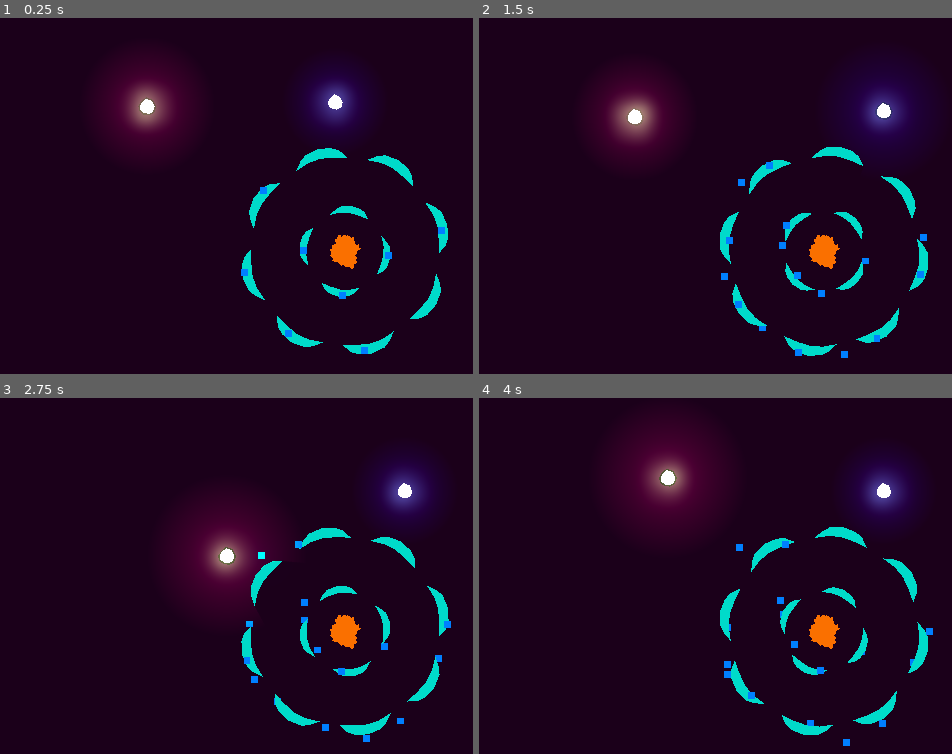
Above: before the commit, frames 1-4 (two rows, left to right).
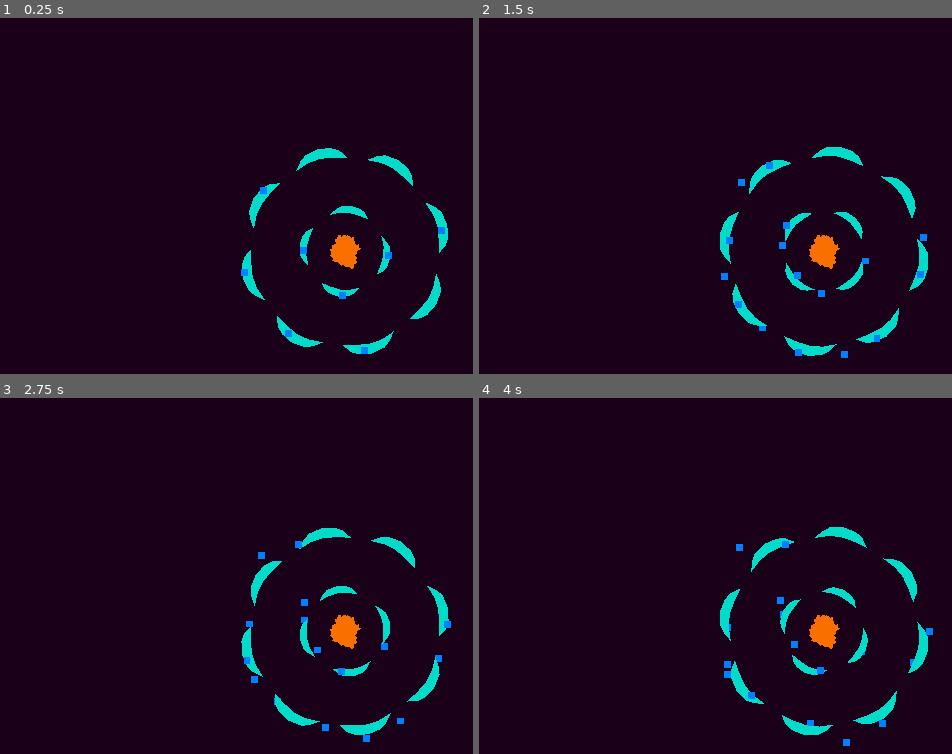
Above: after the commit, the same moments.

Repository: CatsAreCuteAndFast/Tower-Defense-Skilled
Game: Godot game, scene res://scenes/levels/main.tscn
Two runs of this game, one before a commit and one after it. Both use one fixed random seed, a clock stepped at 60 frames per second and the inputs below.
Inputs (mouse positions are in pixels of both pictures, inside the frame that each line leads up to):
- Up to frame 1 (0.25 s): no input
- Up to frame 2 (1.5 s): move the mouse to (814, 103) at 0.52 s; hold D (right) 0.53-1.28 s; click (814, 103) at 0.6 s; move the mouse to (635, 107) at 1.27 s; hold S (down) from 1.28 s (still down); click (635, 107) at 1.35 s
- Up to frame 3 (2.75 s): move the mouse to (425, 451) at 2.02 s; release S (down) at 2.03 s; hold D (right) from 2.03 s (still down); click (425, 451) at 2.1 s
- Up to frame 4 (4 s): move the mouse to (781, 640) at 2.77 s; release D (right) at 2.78 s; hold W (up) 2.78-3.53 s; click (781, 640) at 2.85 s; move the mouse to (outside the picture) at 3.52 s; hold A (left) from 3.53 s (still down); click (outside the picture) at 3.6 s

The runs differ from the first frame. In frame 1, 5.6% of the frame differs, in the area x 21-78%, y 12-38%; in frame 2, 6.2%; in frame 3, 6.6%; in frame 4, 6.8%, in the area x 29-93%, y 7-37%.

Commit message:
Added player spawner

Diff:
--- a/scenes/levels/main.tscn
+++ b/scenes/levels/main.tscn
@@ -1,7 +1,6 @@
-[gd_scene load_steps=6 format=3 uid="uid://dh7ka2xivvp8x"]
+[gd_scene load_steps=5 format=3 uid="uid://dh7ka2xivvp8x"]
 
 [ext_resource type="PackedScene" uid="uid://wj8eqnb2ujvh" path="res://scenes/tower_decorations.tscn" id="1_yt3to"]
-[ext_resource type="PackedScene" uid="uid://buy2q86oqaolg" path="res://scenes/player.tscn" id="2_q8shq"]
 
 [sub_resource type="Gradient" id="Gradient_lewxf"]
 colors = PackedColorArray(1, 1, 1, 1, 0, 0, 0, 1)
@@ -68,9 +67,3 @@
 
 [node name="WorldEnvironment" type="WorldEnvironment" parent="."]
 environment = SubResource("Environment_5jsac")
-
-[node name="CharacterBody2D" parent="." instance=ExtResource("2_q8shq")]
-position = Vector2(-14, -98)
-
-[node name="player" parent="." instance=ExtResource("2_q8shq")]
-position = Vector2(-285, -92)
--- a/scenes/player_spawner.tscn
+++ b/scenes/player_spawner.tscn
@@ -1,9 +1,33 @@
-[gd_scene load_steps=2 format=3 uid="uid://dfbwhdh102n6n"]
+[gd_scene load_steps=6 format=3 uid="uid://dfbwhdh102n6n"]
 
 [ext_resource type="Script" path="res://scripts/player_spawner.gd" id="1_ulehs"]
+[ext_resource type="Script" path="res://scripts/states/state_machine.gd" id="2_gvmtt"]
+[ext_resource type="Script" path="res://scripts/states/player_spawner_states/on_ready.gd" id="3_qg2n7"]
+[ext_resource type="Script" path="res://scripts/states/player_spawner_states/on_not_ready.gd" id="4_ns43k"]
+
+[sub_resource type="CircleShape2D" id="CircleShape2D_yxhiy"]
+radius = 100.0
 
 [node name="PlayerSpawner" type="Polygon2D"]
 self_modulate = Color(15, 15, 15, 1)
 color = Color(0.300792, 0.135633, 7.21961e-08, 1)
 polygon = PackedVector2Array(0, -60, 5, -55, 10, -57.5, 15, -55, 20, -52.5, 20, -52.5, 22.5, -47.5, 22.5, -47.5, 25, -4 …(810 unchanged characters)…
 script = ExtResource("1_ulehs")
+
+[node name="StateMachine" type="Node2D" parent="." node_paths=PackedStringArray("initial_state")]
+script = ExtResource("2_gvmtt")
+initial_state = NodePath("OnPlayerSpawnReady")
+
+[node name="OnPlayerSpawnReady" type="Node2D" parent="StateMachine"]
+script = ExtResource("3_qg2n7")
+
+[node name="OnPlayerSpawnNotReady" type="Node2D" parent="StateMachine"]
+script = ExtResource("4_ns43k")
+
+[node name="Area2D" type="Area2D" parent="."]
+
+[node name="CollisionShape2D" type="CollisionShape2D" parent="Area2D"]
+shape = SubResource("CircleShape2D_yxhiy")
+
+[connection signal="mouse_entered" from="Area2D" to="StateMachine/OnPlayerSpawnReady" method="_on_area_2d_mouse_entered"]
+[connection signal="mouse_exited" from="Area2D" to="StateMachine/OnPlayerSpawnReady" method="_on_area_2d_mouse_exited"]
--- a/scripts/player_spawner.gd
+++ b/scripts/player_spawner.gd
@@ -7,6 +7,7 @@
 
 func _process(delta: float) -> void:
 	if Input.is_action_just_pressed("left click"):
+		players = get_tree().get_nodes_in_group("players")
 		var click_position = get_global_mouse_position()
 		var clicked_player : CharacterBody2D
 
--- /dev/null
+++ b/scripts/states/player_spawner_states/on_not_ready.gd
@@ -0,0 +1,18 @@
+extends State
+class_name OnPlayerSpawnNotReady
+
+@onready var sprite: Polygon2D = $"../.."
+
+@export var cooldown_timer = 2.0
+
+var cooldown_tween : Tween
+
+func Enter():
+	sprite.self_modulate = Color(1, 1, 1, 1)
+	cooldown_tween = create_tween()
+	cooldown_tween.tween_property(sprite, "self_modulate", Color(15, 15, 15, 1), cooldown_timer).set_trans(Tween.TRANS_LINEAR)
+	await cooldown_tween.finished
+	Transitioned.emit(self, "OnPlayerSpawnReady")
+
+func Exit():
+	cooldown_tween.kill()
--- /dev/null
+++ b/scripts/states/player_spawner_states/on_ready.gd
@@ -0,0 +1,18 @@
+extends State
+class_name OnPlayerSpawnReady
+
+var hovered = false
+var player_scene = preload("res://scenes/player.tscn")
+
+func Update(delta):
+	if Input.is_action_just_pressed("left click") and hovered:
+		var new_player = player_scene.instantiate()
+		new_player.global_position = self.global_position
+		get_tree().root.add_child(new_player)
+		Transitioned.emit(self, "OnPlayerSpawnNotReady")
+
+func _on_area_2d_mouse_entered() -> void:
+	hovered = true
+
+func _on_area_2d_mouse_exited() -> void:
+	hovered = false
--- a/scripts/states/state_machine.gd
+++ b/scripts/states/state_machine.gd
@@ -48,3 +48,7 @@
 	new_state.Enter()
 
 	current_state = new_state
+
+
+func _on_area_2d_mouse_entered() -> void:
+	pass # Replace with function body.
